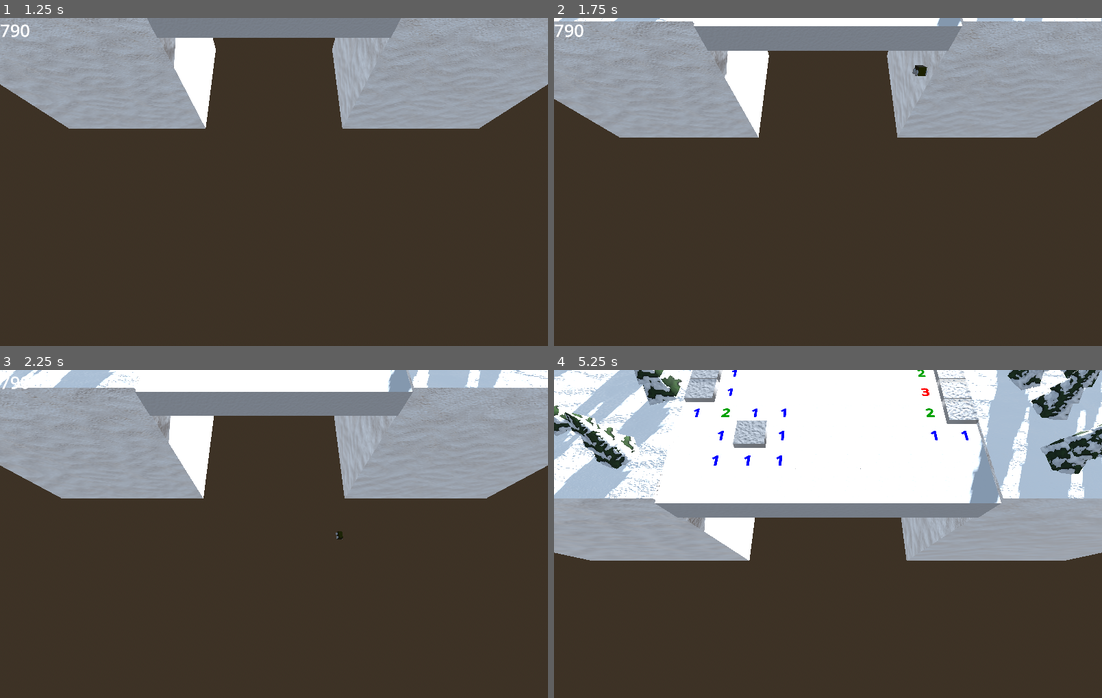
Above: before the commit, frames 1-4 (two rows, left to right).
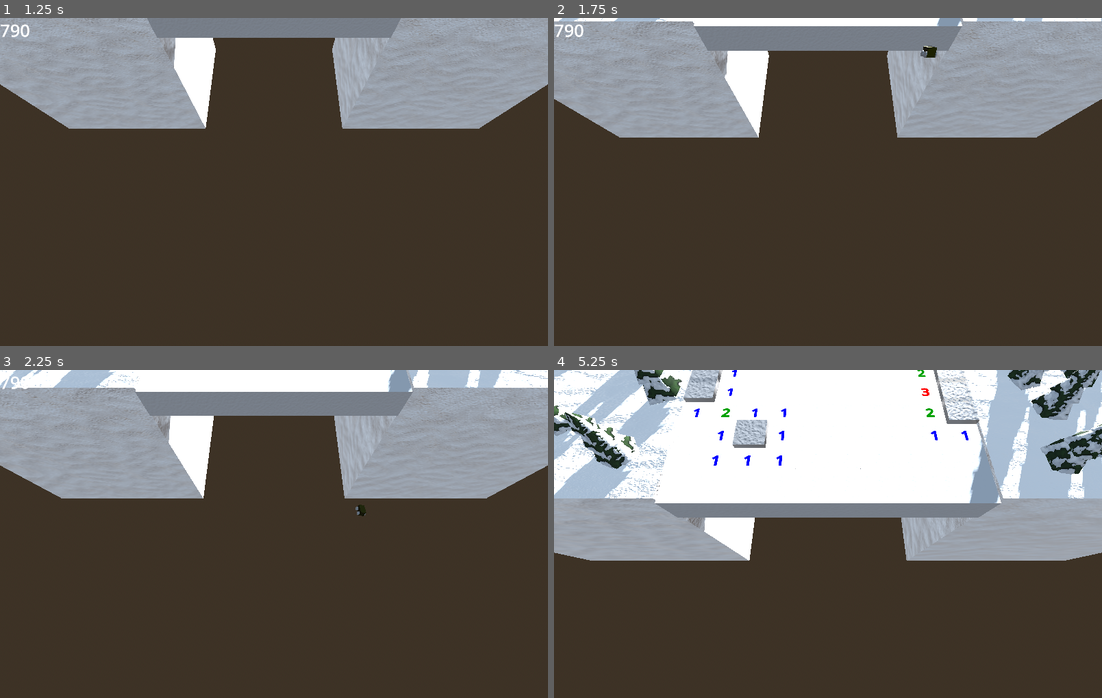
Above: after the commit, the same moments.

Repository: Blubtastic/minesweeper_2
Game: Godot game, scene res://Main.tscn
Two runs of this game, one before a commit and one after it. Both use one fixed random seed, a clock stepped at 60 frames per second and the inputs below.
Inputs:
- Up to frame 1 (1.25 s): tap Enter (ui_accept) at 0.5, 0.77 s; hold Right (ui_right) from 0.53 s (still down)
- Up to frame 2 (1.75 s): release Right (ui_right) at 1.28 s; hold Down (ui_down) from 1.28 s (still down); tap Enter (ui_accept) at 1.52 s
- Up to frame 3 (2.25 s): release Down (ui_down) at 2.03 s; hold Right (ui_right) from 2.03 s (still down)
- Up to frame 4 (5.25 s): release Right (ui_right) at 2.78 s; hold Up (ui_up) 2.78-3.53 s; tap Enter (ui_accept) at 3.02, 3.77, 4.52 s; hold Left (ui_left) 3.53-5.03 s; hold Down (ui_down) from 5.03 s (still down)

Frame 1 is identical in both runs. In frame 2, 0.2% of the frame differs, in the area x 65-70%, y 8-18%; in frame 3, less than 0.1%; in frame 4, 0.2%, in the area x 23-78%, y 0-24%.

Commit message:
feat: minor tweaks

Diff:
--- a/shared/cube/Cube.tscn
+++ b/shared/cube/Cube.tscn
@@ -28,7 +28,7 @@
 [sub_resource type="StandardMaterial3D" id="StandardMaterial3D_xq44k"]
 transparency = 1
 albedo_color = Color(0.48, 0.48, 0.48, 0.8)
-roughness = 0.33
+roughness = 0.32
 emission = Color(1, 1, 1, 1)
 emission_energy_multiplier = 0.77
 normal_enabled = true
@@ -38,7 +38,7 @@
 
 [sub_resource type="CylinderMesh" id="CylinderMesh_sjbvx"]
 material = SubResource("StandardMaterial3D_xq44k")
-top_radius = 0.69
+top_radius = 0.707
 bottom_radius = 0.707
 height = 1.5
 radial_segments = 4
@@ -202,12 +202,6 @@
 
 [node name="Explosion" type="AudioStreamPlayer" parent="."]
 stream = ExtResource("10_llvf4")
-
-[node name="Score" type="Label3D" parent="."]
-transform = Transform3D(1, 0, 0, 0, 0.939693, 0.34202, 0, -0.34202, 0.939693, 0, 1, 0)
-visible = false
-modulate = Color(0, 1, 0, 1)
-font_size = 104
 
 [node name="ScoreParticleBig" type="CPUParticles3D" parent="."]
 transform = Transform3D(1, 0, 0, 0, 0.707107, 0.707107, 0, -0.707107, 0.707107, 0, 0.865572, 0)
--- a/shared/cube/CubeDestroyed.tscn
+++ b/shared/cube/CubeDestroyed.tscn
@@ -12,6 +12,8 @@
 
 [node name="ExplosionForce" type="Area3D" parent="."]
 transform = Transform3D(1, 0, 0, 0, 1, 0, 0, 0, 1, 0, -1, 0)
+collision_layer = 9
+collision_mask = 9
 script = ExtResource("1_lxr70")
 
 [node name="CollisionShape3D" type="CollisionShape3D" parent="ExplosionForce"]
@@ -60,6 +62,5 @@
 [node name="Explosion" type="AudioStreamPlayer" parent="."]
 stream = ExtResource("4_atccu")
 volume_db = -20.0
-bus = &"Explosion"
 
 [connection signal="timeout" from="ExplosionForce/Timer" to="ExplosionForce" method="_on_timer_timeout"]
--- a/shared/player/player.gd
+++ b/shared/player/player.gd
@@ -3,7 +3,7 @@
 const SPEED = 5.0
 const FORWARD_SPEED = 7.0
 const BACKWARD_SPEED = 5.0
-const JUMP_VELOCITY = 8
+const JUMP_VELOCITY = 6
 var overlapping_cubes
 @onready var hitbox: Area3D = $Area3D
 var is_controllable = true
